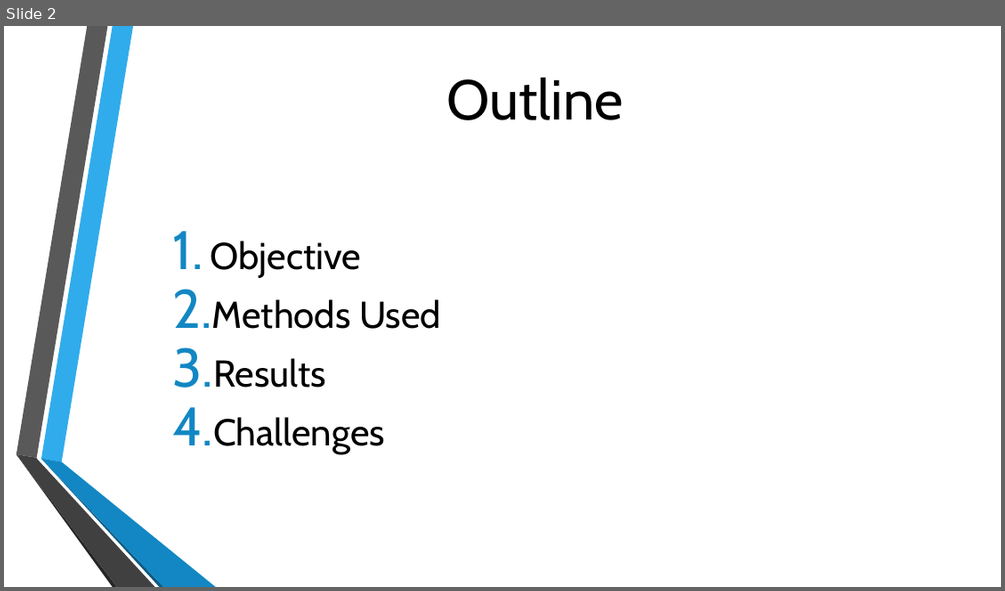
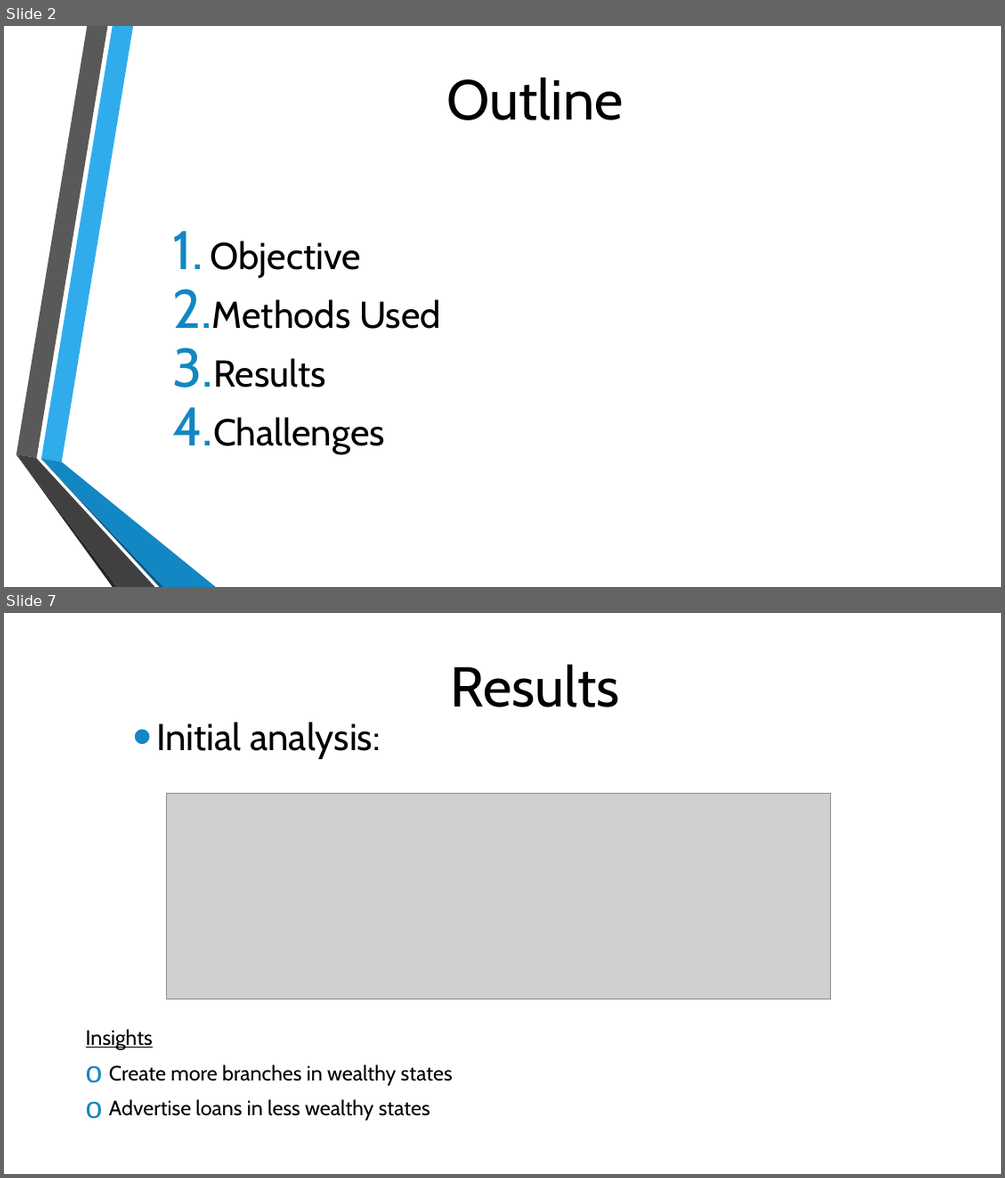
Before and after one commit to NB094/lighthouse-data-notes, a slide deck: Week_4/Day_3/Miniproject 3.pptx. Shown one above the other, each under a label of ours: slide 2 before the commit, slides 2 and 7 after it; the slides between them are not shown. The pictures are 1005x591 and 1005x1178 pixels, drawn with LibreOffice and Linux fonts; fonts in the diff are those of the drawing; grey boxes stand for pictures; background and template pictures are left out. Boxes give left, top, right and bottom in pixels: in the first picture for what was removed or moved away, otherwise in the second. Text is boxed around its words. In the diff, an @@ line names an element or a change of style, - is before the commit and + after.

```diff
--- a/Week_4/Day_3/Miniproject 3.pptx
+++ b/Week_4/Day_3/Miniproject 3.pptx
@@ slide 7 added at <box>4,613,1001,1174</box>, background picture (left out) @@
@@ rectangle added at <box>4,613,993,1174</box>, fill #FFFFFF @@
@@ title added at <box>451,664,620,707</box>, 54 pt, text #000000 @@
+Results
@@ text added at <box>156,722,380,759</box>, 36 pt, text #000000 @@
+• Initial analysis:
@@ picture added at <box>166,793,830,999</box> @@
@@ text added at <box>86,1029,453,1120</box>, 20 pt, text #000000 @@
+Insights
+o Create more branches in wealthy states
+o Advertise loans in less wealthy states
```
Also in this commit, not shown: 6 slides changed, 1 other slide added, 12 other files.
